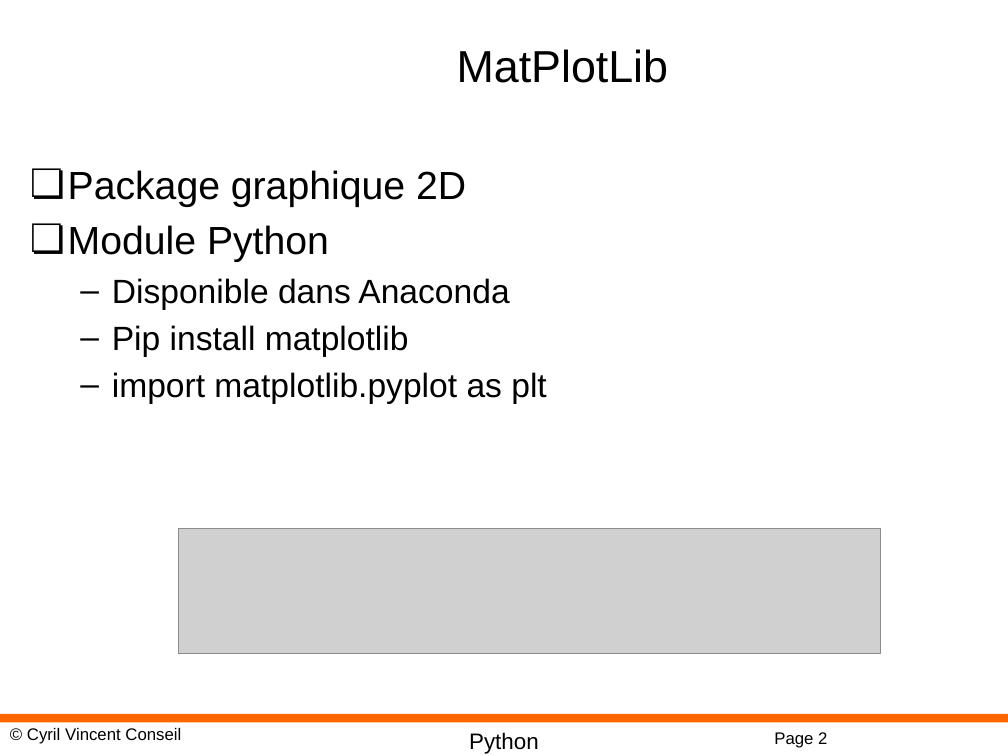
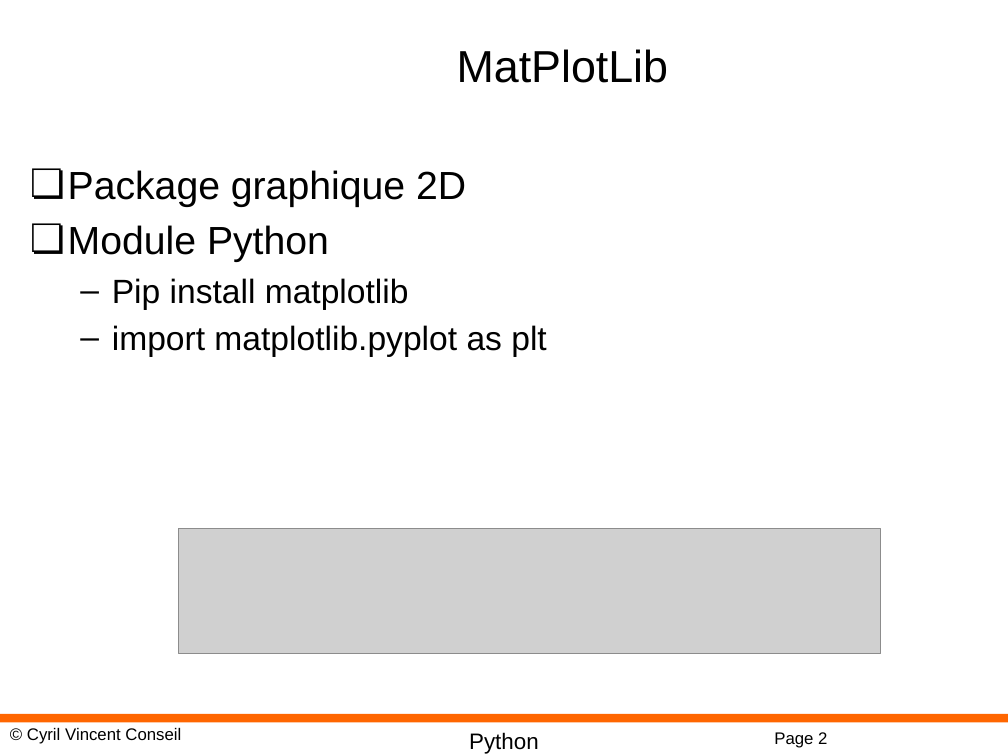
Before and after one commit to cyrilvincent/python, a slide deck: slide 2 of ppt/PythonMath05-MatPlotLib.pptx. Drawn at 1008x756 pixels with LibreOffice and Linux fonts; fonts in the diff are those of the drawing; grey boxes stand for pictures; background and template pictures are left out. Boxes give left, top, right and bottom in pixels: in the first picture for what was removed or moved away, otherwise in the second. Text is boxed around its words. In the diff, an @@ line names an element or a change of style, - is before the commit and + after.

```diff
--- a/ppt/PythonMath05-MatPlotLib.pptx
+++ b/ppt/PythonMath05-MatPlotLib.pptx
@@ text at (112, 278, 509, 310): paragraph removed @@
-  – Disponible dans Anaconda
```
Also in this commit, not shown: 1 other file.
